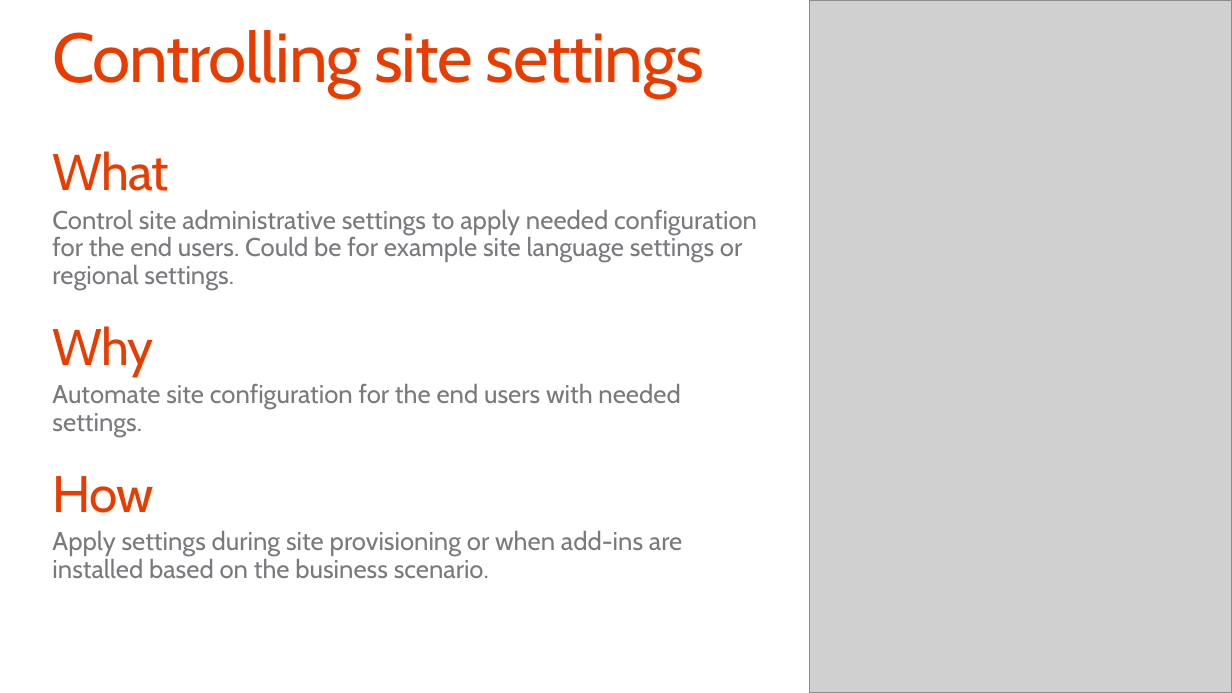
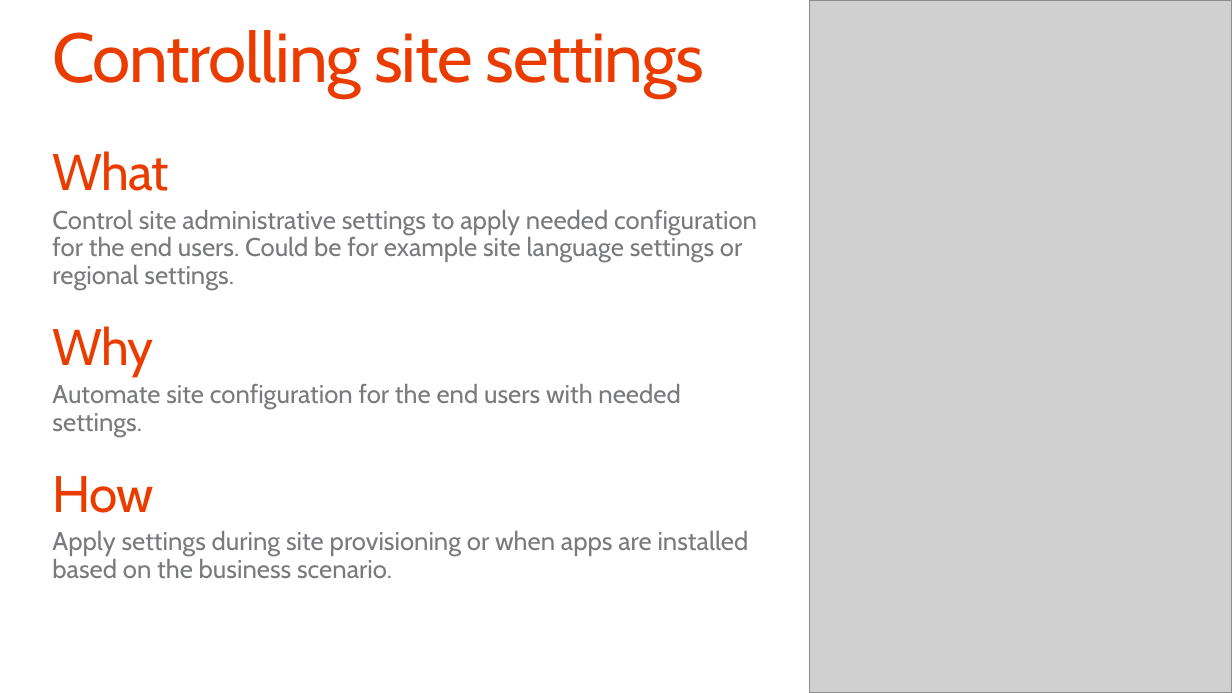
Before and after one commit to fabbbiob/TrainingContent, a slide deck: slide 19 of O3658/02 Managing site settings using app model/2_SiteManagement.pptx. Drawn at 1232x693 pixels with LibreOffice and Linux fonts; fonts in the diff are those of the drawing; grey boxes stand for pictures; background and template pictures are left out. Boxes give left, top, right and bottom in pixels: in the first picture for what was removed or moved away, otherwise in the second. Text is boxed around its words. In the diff, an @@ line names an element or a change of style, - is before the commit and + after.

```diff
--- a/O3658/02 Managing site settings using app model/2_SiteManagement.pptx
+++ b/O3658/02 Managing site settings using app model/2_SiteManagement.pptx
@@ text at [52, 531, 749, 578]: text changed @@
-  Apply settings during site provisioning or when add-ins are installed based on the business scenario.
+  Apply settings during site provisioning or when apps are installed based on the business scenario.
```
Also in this commit, not shown: 15 other slides changed, 1 slide added, 1 slide removed, 1 other file.
